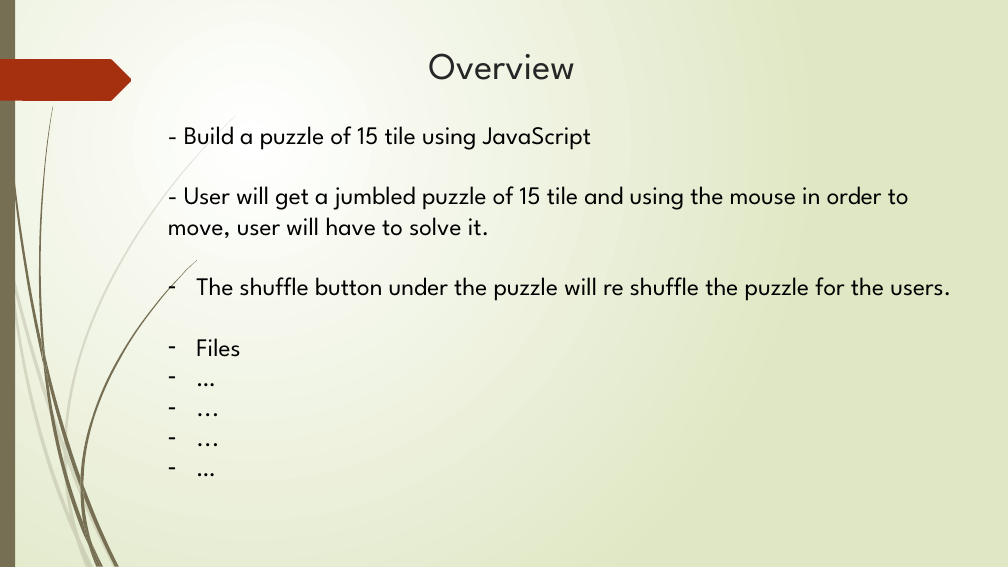
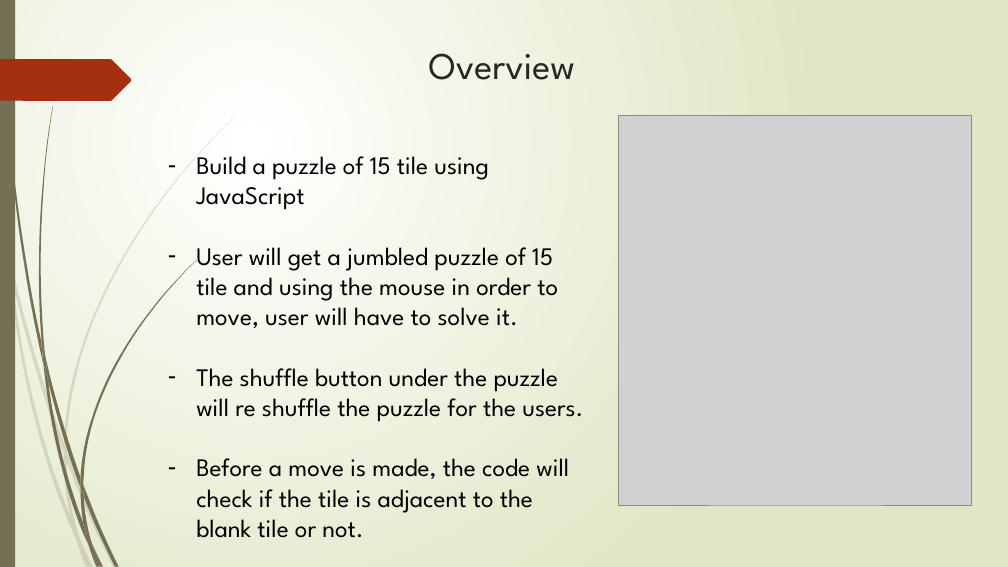
Before and after one commit to Forrestbob/web-project3, a slide deck: slide 2 of Project-3.pptx. Drawn at 1008x567 pixels with LibreOffice and Linux fonts; fonts in the diff are those of the drawing; grey boxes stand for pictures. Boxes give left, top, right and bottom in pixels: in the first picture for what was removed or moved away, otherwise in the second. Text is boxed around its words. In the diff, an @@ line names an element or a change of style, - is before the commit and + after.

Commit message:
powerpoint change

```diff
--- a/Project-3.pptx
+++ b/Project-3.pptx
@@ picture added at (619, 116, 971, 505) @@
@@ text at (196, 156, 558, 328): text changed @@
-- Build a puzzle of 15 tile using JavaScript
-- User will get a jumbled puzzle of 15 tile and using the mouse in order to move, user will have to solve it.
+– Build a puzzle of 15 tile using JavaScript
+– User will get a jumbled puzzle of 15 tile and using the mouse in order to move, user will have to solve it.
@@ text at (196, 458, 569, 538): text changed @@
-– Files
-– …
-– ...
-– ...
-– …
+– Before a move is made, the code will check if the tile is adjacent to the blank tile or not.
```
Also in this commit, not shown: 4 other slides changed, 1 slide added, 3 other files.
